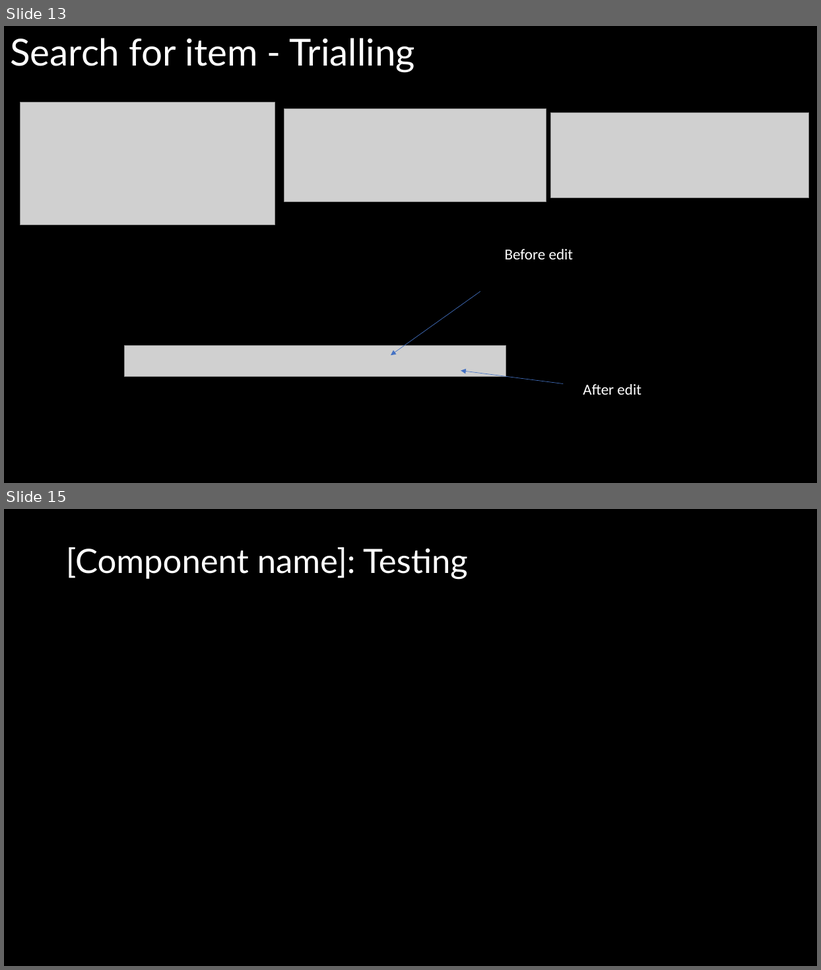
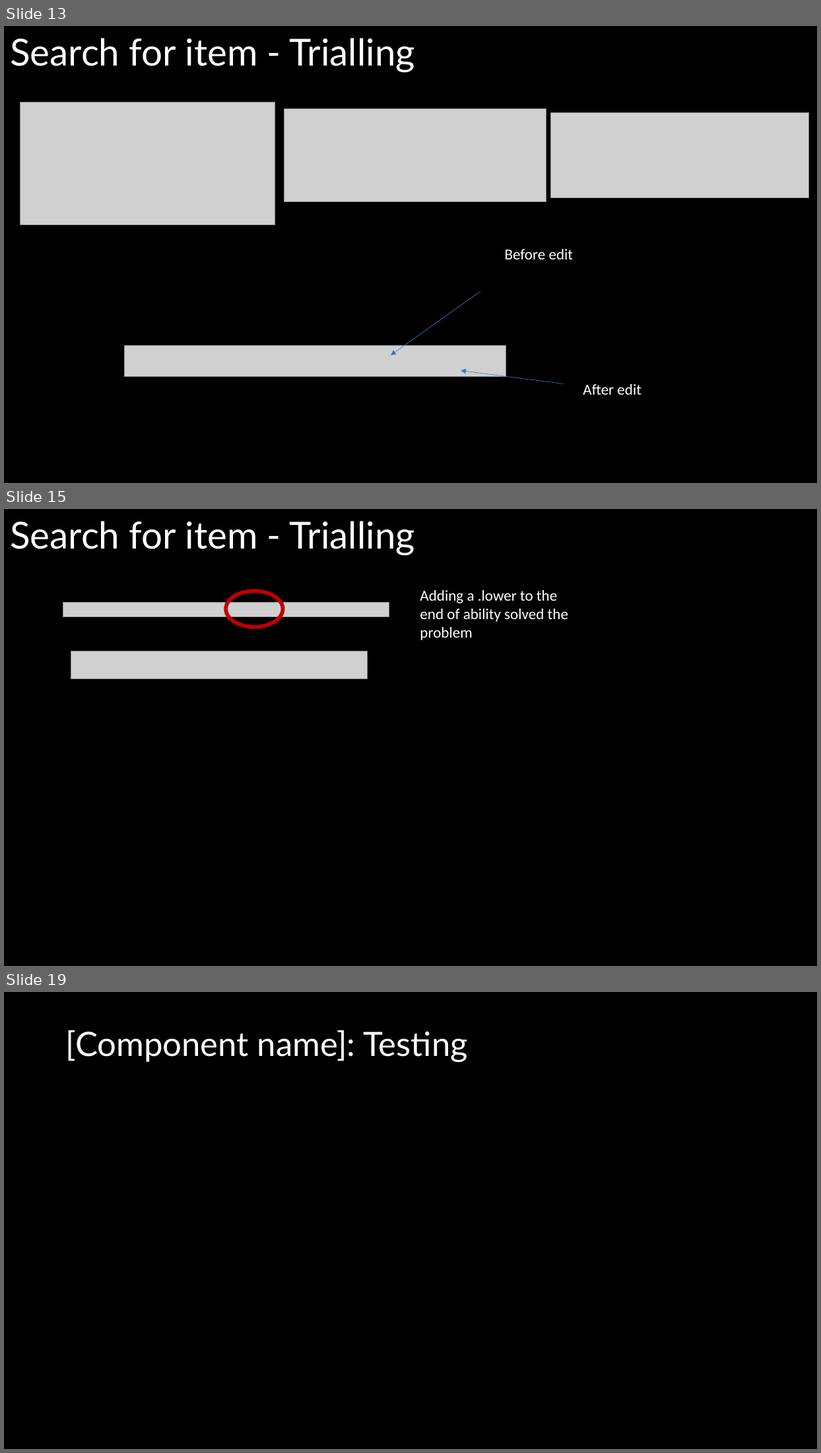
Before and after one commit to Joepapa101/2.7---2.8-Assessment, a slide deck: 2.7 and 2.8 Documentation Template.pptx. Shown one above the other, each under a label of ours: slides 13 and 15 before the commit, slides 13, 15 and 19 after it; the slides between them are not shown. The pictures are 821x970 and 821x1453 pixels, drawn with LibreOffice and Linux fonts; fonts in the diff are those of the drawing; grey boxes stand for pictures. Boxes give left, top, right and bottom in pixels: in the first picture for what was removed or moved away, otherwise in the second. Text is boxed around its words. In the diff, an @@ line names an element or a change of style, - is before the commit and + after.

```diff
--- a/2.7 and 2.8 Documentation Template.pptx
+++ b/2.7 and 2.8 Documentation Template.pptx
@@ slide 15 added at box(4, 509, 817, 966), background #000000 @@
@@ title added at box(10, 521, 415, 556), 44 pt, text #FFFFFF @@
+Search for item - Trialling
@@ picture added at box(63, 602, 389, 617) @@
@@ ellipse added at box(226, 591, 283, 627), outline #C00000 4.5 pt @@
@@ text added at box(420, 590, 568, 640), 18 pt, text #FFFFFF @@
+Adding a .lower to the end of ability solved the problem
@@ picture added at box(71, 651, 368, 679) @@
@@ what was slide 15 is now slide 19 @@
```
Also in this commit, not shown: 2 slides changed, 3 other slides added, 4 other files.
